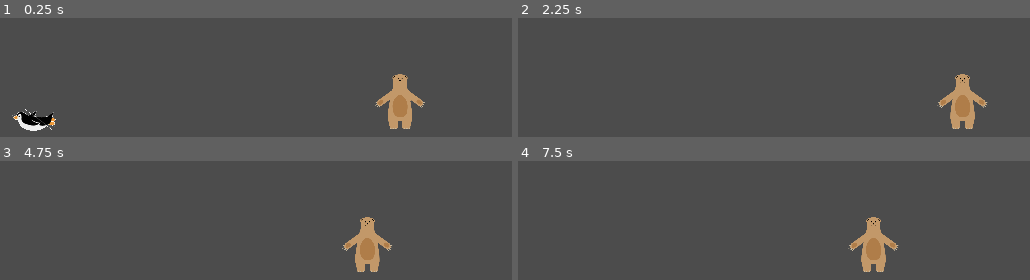
Above: before the commit, frames 1-4 (two rows, left to right).
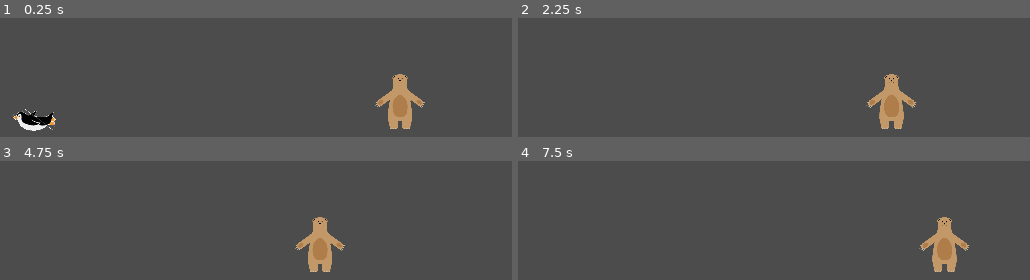
Above: after the commit, the same moments.

Repository: lendroit/ice-bear
Game: Godot game, scene res://World.tscn
Two runs of this game, one before a commit and one after it. Both use one fixed random seed, a clock stepped at 60 frames per second and the inputs below.
Inputs:
- Up to frame 1 (0.25 s): no input
- Up to frame 2 (2.25 s): hold Right (walk_right) 0.53-2.03 s; tap Space (jump) at 0.77, 1.52 s; hold Left (walk_left) from 2.03 s (still down)
- Up to frame 3 (4.75 s): release Left (walk_left) at 2.78 s; hold Right (walk_right) 2.78-4.28 s; tap Space (jump) at 3.02, 3.77, 4.52 s; tap Enter at 4.25 s; hold Left (walk_left) from 4.28 s (still down)
- Up to frame 4 (7.5 s): release Left (walk_left) at 5.03 s; hold Right (walk_right) 5.03-5.78 s; hold Left (walk_left) 5.78-7.28 s; tap Space (jump) at 6.02, 6.77, 7.25 s; hold Right (walk_right) from 7.28 s (still down)

The runs differ from the first frame. In frame 1, 0.1% of the frame differs, in the area x 2-11%, y 77-95%; in frame 2, 4.1%; in frame 3, 4.1%, in the area x 57-77%, y 47-94%; in frame 4, 4.1%.

Commit message:
add crawl feature (still need to implement collision shape change) ; and change hitbox player

Diff:
--- a/Player.gd
+++ b/Player.gd
@@ -1,23 +1,47 @@
 extends KinematicBody2D
 
-export (int) var speed = 400
+export (int) var walk_speed = 1200
+export (float, 0, 1.0) var walk_acceleration = 0.25
+
+export (int) var crawl_speed = 300
+export (float, 0, 1.0) var crawl_acceleration = 0.75
+
 export (int) var hover_speed = 400
+
 export (int) var jump_speed = -1100
+
 export (int) var gravity = 4000
 
 var velocity = Vector2.ZERO
 var has_double_jumped = false
+var is_crawling = false
 
 export (float, 0, 1.0) var friction = 0.1
 export (float, 0, 1.0) var air_friction = 0.5
-export (float, 0, 1.0) var acceleration = 0.25
+
 
 func get_input():
 	var dir = 0
+	var speed
+	var acceleration
+
 	if Input.is_action_pressed("walk_right"):
 		dir += 1
 	if Input.is_action_pressed("walk_left"):
 		dir -= 1
+	if Input.is_action_just_pressed("down"):
+		is_crawling = true
+		velocity.x = 0
+	elif Input.is_action_just_released("down"):
+		is_crawling = false
+
+	if (is_crawling):
+		speed = crawl_speed
+		acceleration = crawl_acceleration
+	else:
+		speed = walk_speed
+		acceleration = walk_acceleration
+
 	if dir != 0:
 		velocity.x = lerp(velocity.x, dir * speed, acceleration)
 	else:
--- a/Player.tscn
+++ b/Player.tscn
@@ -4,8 +4,8 @@
 [ext_resource path="res://Player.gd" type="Script" id=2]
 
 [sub_resource type="CapsuleShape2D" id=1]
-radius = 8.2872
-height = 14.2574
+radius = 16.0834
+height = 27.3443
 
 [node name="Player" type="KinematicBody2D"]
 script = ExtResource( 2 )
@@ -23,6 +23,6 @@
 texture = ExtResource( 1 )
 
 [node name="CollisionShape2D" type="CollisionShape2D" parent="."]
-position = Vector2( -1.33484, 21.3574 )
-rotation = 1.5708
+position = Vector2( -0.667405, -0.333792 )
+rotation = -6.28319
 shape = SubResource( 1 )
--- a/World.tscn
+++ b/World.tscn
@@ -8,6 +8,9 @@
 
 [sub_resource type="RectangleShape2D" id=2]
 extents = Vector2( 26.0672, 479.558 )
+
+[sub_resource type="RectangleShape2D" id=3]
+extents = Vector2( 261.137, 14.496 )
 
 [node name="World" type="Node2D"]
 position = Vector2( -152.391, 47.622 )
@@ -27,5 +30,9 @@
 position = Vector2( -573.955, -366.435 )
 shape = SubResource( 2 )
 
+[node name="plafond_bas" type="CollisionShape2D" parent="PlateForme"]
+position = Vector2( -281.764, -10.3181 )
+shape = SubResource( 3 )
+
 [node name="Enemy" parent="." instance=ExtResource( 2 )]
 position = Vector2( -279.609, 8.378 )
--- a/project.godot
+++ b/project.godot
@@ -41,6 +41,11 @@
 "events": [ Object(InputEventKey,"resource_local_to_scene":false,"resource_name":"","device":0,"alt":false,"shift":false,"control":false,"meta":false,"command":false,"pressed":false,"scancode":32,"unicode":0,"echo":false,"script":null)
  ]
 }
+down={
+"deadzone": 0.5,
+"events": [ Object(InputEventKey,"resource_local_to_scene":false,"resource_name":"","device":0,"alt":false,"shift":false,"control":false,"meta":false,"command":false,"pressed":false,"scancode":16777234,"unicode":0,"echo":false,"script":null)
+ ]
+}
 
 [rendering]
 
Not shown: 1 places in World.tscn that only renumber resources
